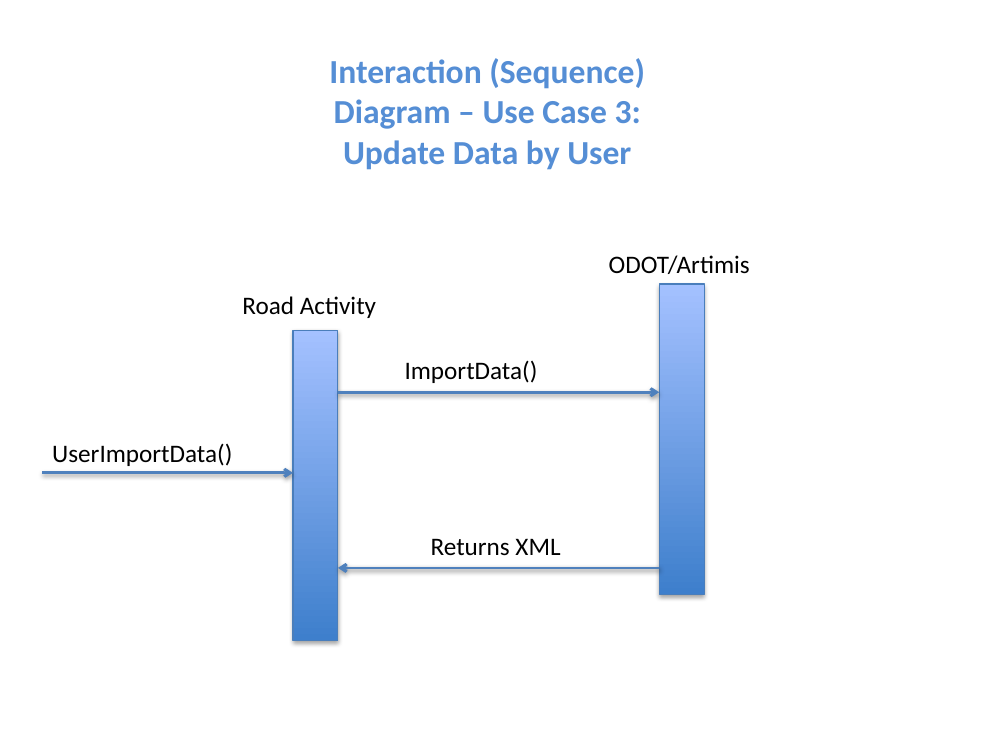
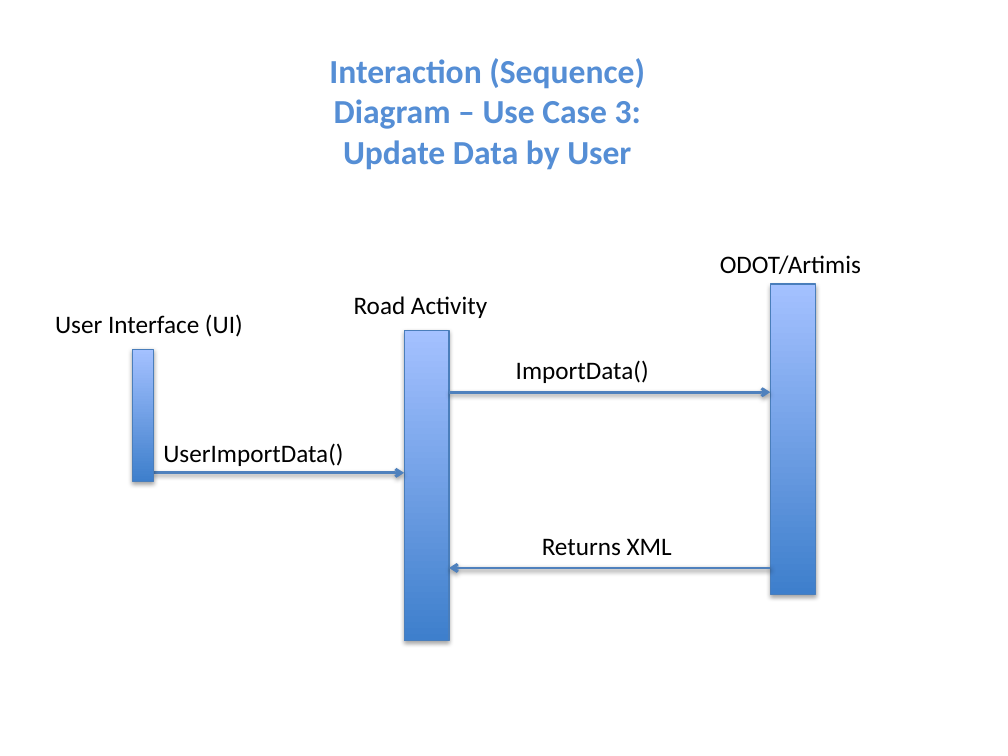
Before and after one commit to niemilkm/csc440-KevinNiemiller, a slide deck: slide 26 of deliverables/iteration3/other/DomainModel_SSD_ClassDiagrams.pptx (slide 20 before the commit). Drawn at 1008x756 pixels with LibreOffice and Linux fonts; fonts in the diff are those of the drawing. Boxes give left, top, right and bottom in pixels: in the first picture for what was removed or moved away, otherwise in the second. Text is boxed around its words. In the diff, an @@ line names an element or a change of style, - is before the commit and + after.

```diff
--- a/deliverables/iteration3/other/DomainModel_SSD_ClassDiagrams.pptx
+++ b/deliverables/iteration3/other/DomainModel_SSD_ClassDiagrams.pptx
@@ text added at box(55, 314, 243, 337), 18 pt, text #000000 @@
+User Interface (UI)
@@ rectangle added at box(133, 350, 154, 482), fill gradient #3F80CE to #A4C4FF, outline #4B7EBC 0.75 pt @@
@@ 5 texts, 3 arrows, 2 rectangles: place and size @@
-5 texts, 3 arrows, 2 rectangles at box(42, 255, 750, 641)
+5 texts, 3 arrows, 2 rectangles at box(153, 255, 861, 641)
```
Also in this commit, not shown: 10 other slides changed, 11 slides added, 11 other files.
